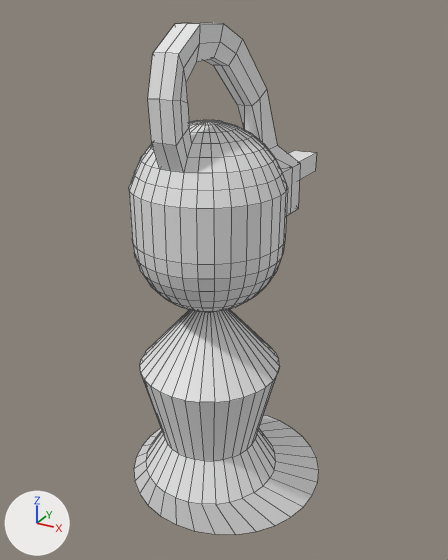
The Blender file Blender Models/tourelle1.blend, before and after one commit.
Both versions are drawn from a 50 mm lens placed at (3.89, -7.16, 6.86), pointed at (-0.25, 0.38, 3.1). The axes (+X, +Y, +Z) are drawn at lower left. The lights are the same throughout. Mesh edges are drawn as thin lines.
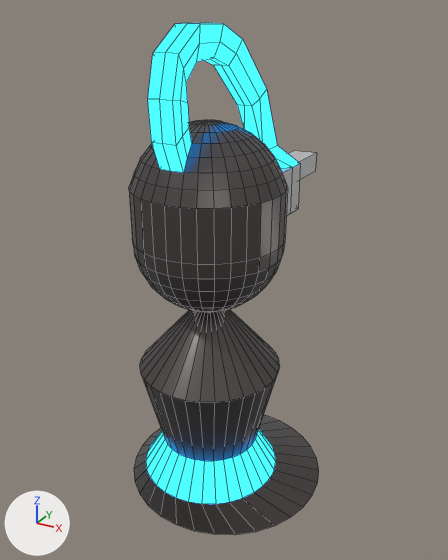
Where the change shows, as pixel boxes [x1, y1, x2, y2] in the pictures (448 x 560 px):
```json
{"part": 1, "of": "me_sphere", "change": "recoloured", "before": [129, 120, 288, 312], "after": [129, 120, 288, 312]}
{"part": 2, "of": "me_sphere", "change": "recoloured", "before": [148, 23, 266, 173], "after": [148, 23, 266, 173]}
{"part": 3, "of": "me_sphere", "change": "recoloured", "before": [237, 89, 300, 169], "after": [237, 89, 300, 169]}
{"part": 4, "of": "me_sphere", "change": "recoloured", "before": [281, 151, 317, 216], "after": [281, 151, 317, 216]}
{"part": 5, "of": "me_cylinder", "change": "recoloured", "before": [140, 309, 280, 402], "after": [140, 309, 280, 402], "on screen": "white to grey"}
{"part": 6, "of": "me_cylinder", "change": "recoloured", "before": [134, 415, 319, 535], "after": [134, 415, 319, 535]}
{"part": 7, "of": "me_cylinder", "change": "recoloured", "before": [141, 374, 278, 461], "after": [141, 374, 278, 461]}
{"part": 8, "of": "me_cylinder", "change": "recoloured", "before": [146, 429, 276, 504], "after": [146, 429, 276, 504]}
```

The change, as JSON lines over the scene's bpy script:
```json
{"op": "add", "block": "mat_material", "code": ["mat_material = principled_material('Material')", "mat_material.base_color = (0.133, 0.12, 0.117)  # dark grey #666160", "mat_material.metallic = 0.818", "mat_material.roughness = 0.255", "mat_material.specular_ior_level = 0.473"]}
{"op": "add", "block": "mat_material_002", "code": ["mat_material_002 = emission_material('Material.002')", "mat_material_002.base_color = (0.0258, 0.346, 1.0)  # blue #2d9fff", "mat_material_002.strength = 3.0"]}
{"op": "add", "block": "mat_material_003", "code": ["mat_material_003 = principled_material('Material.003')", "mat_material_003.base_color = (0.774, 0.774, 0.774)  # light grey #e4e4e4", "mat_material_003.metallic = 0.491", "mat_material_003.roughness = 0.1", "mat_material_003.specular_ior_level = 0.627"]}
{"block": "me_sphere", "where": "me_sphere.from_pydata(...)  # 559 vertices, 558 faces; spans x -1.0..1.0, y -1.5..2.8, z 3.13..6.71"}
{"block": "me_sphere", "where": "# used by ob_sphere; location = (0.0, 0.0, 0.0)"}
{"block": "me_sphere", "change": "me_sphere part 1: 470 of the faces centred in x -0.99..0.99, y -1.49..0.49, z 3.16..5.59 switch from no material to mat_material (dark grey #666160)"}
{"block": "me_sphere", "change": "me_sphere part 2: 56 of the faces centred in x -0.15..0.15, y -1.48..0.47, z 5.32..6.7 switch from no material to mat_material_002 (blue #2d9fff)"}
{"block": "me_sphere", "change": "me_sphere part 3: 16 of the faces centred in x -0.35..0.35, y 0.59..1.23, z 4.79..5.42 switch from no material to mat_material_002 (blue #2d9fff)"}
{"block": "me_sphere", "change": "me_sphere part 4: 16 of the faces centred in x -0.56..0.56, y 0.62..2.8, z 4.11..4.79 switch from no material to mat_material_003 (light grey #e4e4e4)"}
{"block": "me_cylinder", "where": "me_cylinder.from_pydata(...)  # 193 vertices, 193 faces; spans x -1.51..1.51, y -1.51..1.51, z 0.0..3.26"}
{"block": "me_cylinder", "where": "# used by ob_cylinder; location = (0.0, 0.0, 0.0)"}
{"block": "me_cylinder", "change": "me_cylinder part 5: all 96 faces centred in x -0.59..0.59, y -1.09..0.1, z 2.65..3.22 switch from no material to mat_material (dark grey #666160)"}
{"block": "me_cylinder", "change": "me_cylinder part 6: all 33 faces centred in x -1.24..1.24, y -1.49..0.99, z 0.0..0.25 switch from no material to mat_material (dark grey #666160)"}
{"block": "me_cylinder", "change": "me_cylinder part 7: all 32 faces centred in x -0.84..0.84, y -1.34..0.34, z 1.6 switch from no material to mat_material (dark grey #666160)"}
{"block": "me_cylinder", "change": "me_cylinder part 8: all 32 faces centred in x -0.84..0.84, y -1.34..0.34, z 0.75 switch from no material to mat_material_002 (blue #2d9fff)"}
```
